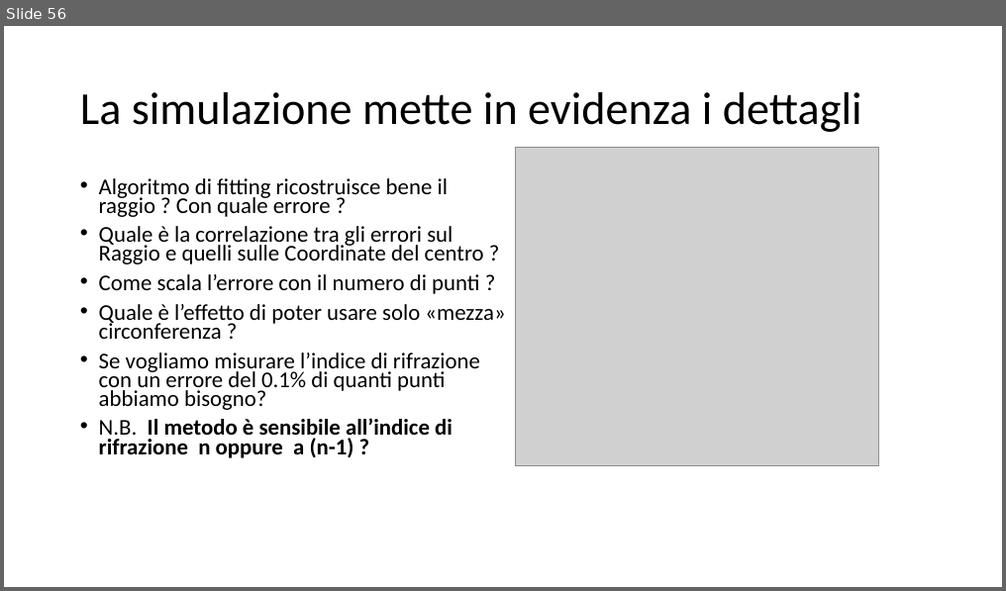
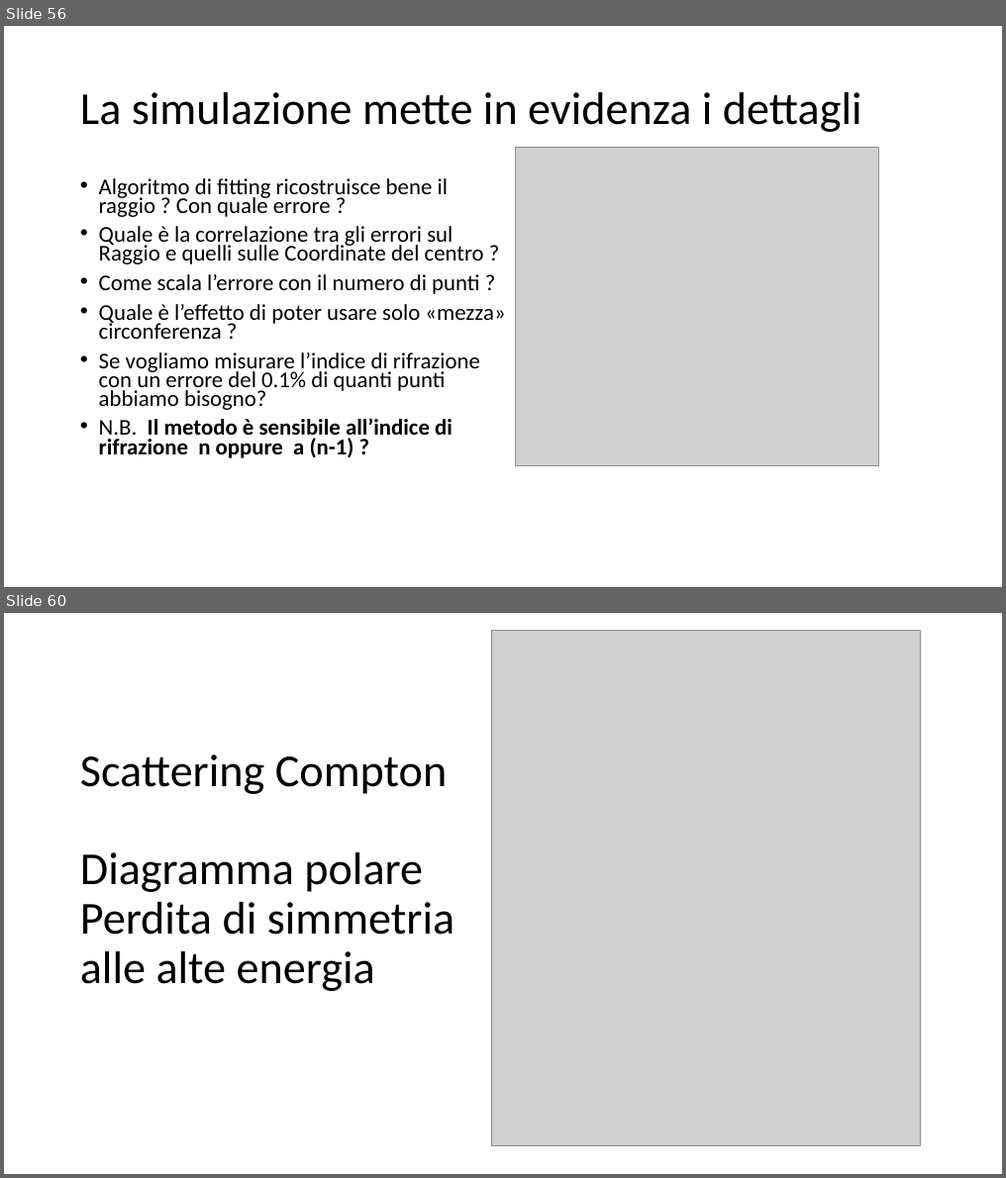
Before and after one commit to marcomonte94/Montecarlo, a slide deck: Slide Corso Metodi Montecarlo.pptx. Shown one above the other, each under a label of ours: slide 56 before the commit, slides 56 and 60 after it; the slides between them are not shown. The pictures are 1006x591 and 1006x1178 pixels, drawn with LibreOffice and Linux fonts; fonts in the diff are those of the drawing; grey boxes stand for pictures. Boxes give left, top, right and bottom in pixels: in the first picture for what was removed or moved away, otherwise in the second. Text is boxed around its words. In the diff, an @@ line names an element or a change of style, - is before the commit and + after.

```diff
--- a/Slide Corso Metodi Montecarlo.pptx
+++ b/Slide Corso Metodi Montecarlo.pptx
@@ slide 60 added at (x1=4, y1=613, x2=1002, y2=1174), background #FFFFFF @@
@@ picture added at (x1=491, y1=630, x2=921, y2=1146) @@
@@ title added at (x1=80, y1=755, x2=454, y2=991), 44 pt, text #000000 @@
+Scattering Compton
+Diagramma polare
+Perdita di simmetria alle alte energia
```
Also in this commit, not shown: 2 slides changed, 8 other slides added, 4 other files.
